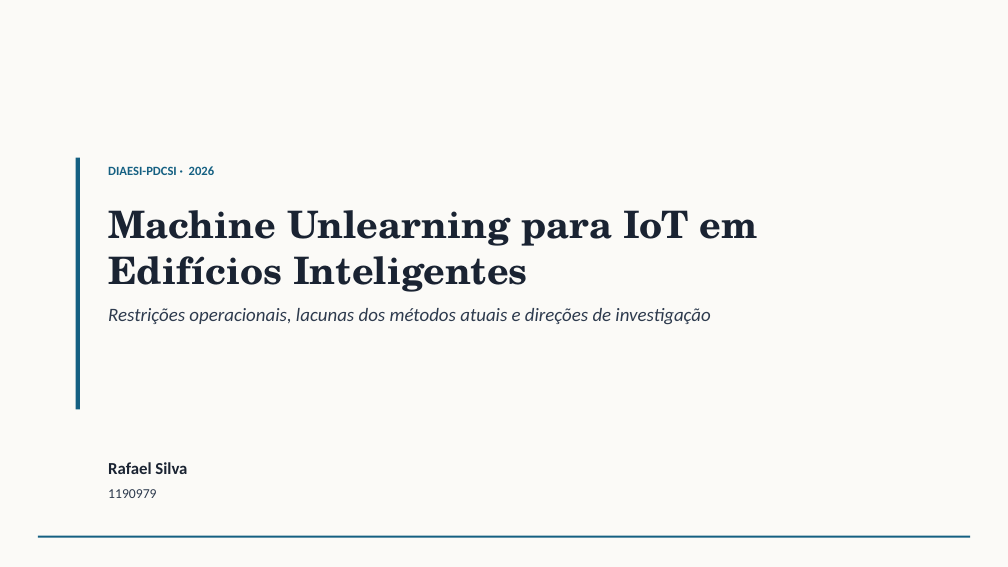
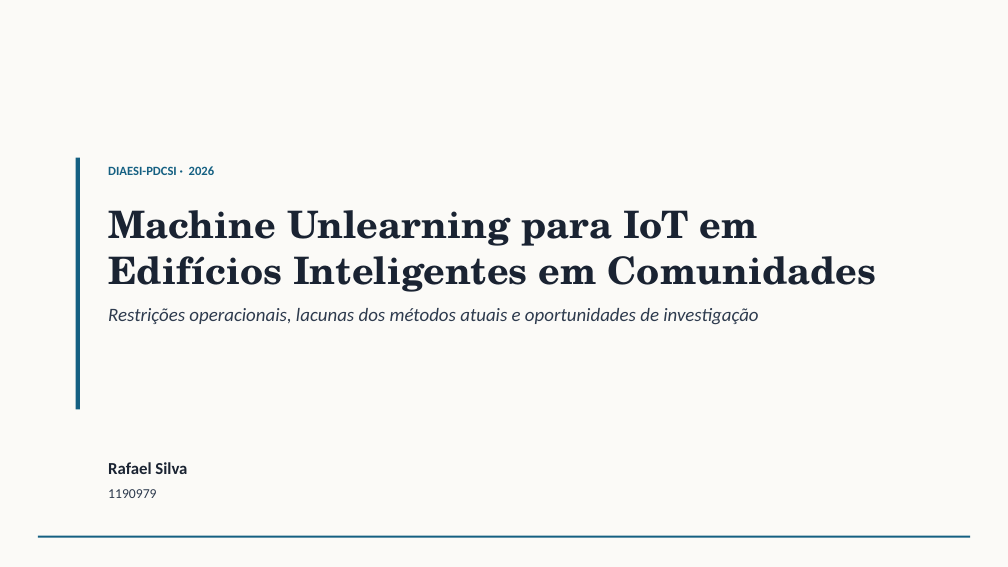
Before and after one commit to rafaeldpsilva/sa4cps-vault, a slide deck: slide 1 of Entregas PhD/machine-unlearning.pptx. Drawn at 1008x567 pixels with LibreOffice and Linux fonts; fonts in the diff are those of the drawing. Boxes give left, top, right and bottom in pixels: in the first picture for what was removed or moved away, otherwise in the second. Text is boxed around its words. In the diff, an @@ line names an element or a change of style, - is before the commit and + after.

```diff
--- a/Entregas PhD/machine-unlearning.pptx
+++ b/Entregas PhD/machine-unlearning.pptx
@@ text at box(108, 210, 877, 292): text changed @@
-Machine Unlearning para IoT em Edifícios Inteligentes
+Machine Unlearning para IoT em Edifícios Inteligentes em Comunidades
@@ text at box(108, 308, 758, 325): text changed @@
-Restrições operacionais, lacunas dos métodos atuais e direções de investigação
+Restrições operacionais, lacunas dos métodos atuais e oportunidades de investigação
```
Also in this commit, not shown: 3 other slides changed, 5 slides added, 4 slides removed.
